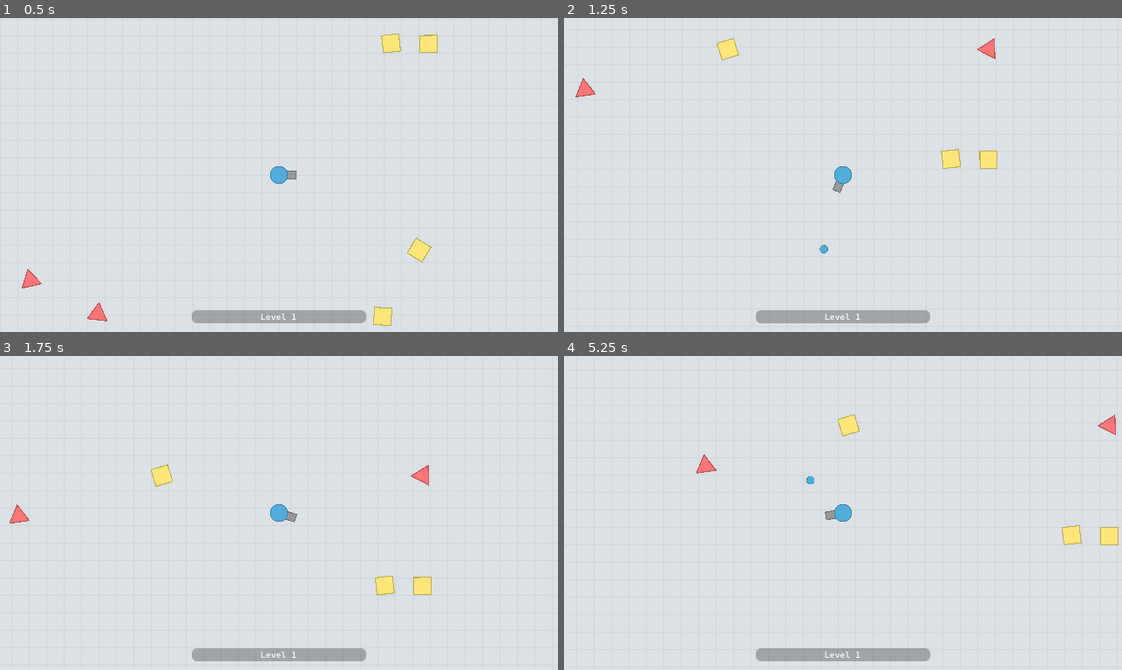
Above: before the commit, frames 1-4 (two rows, left to right).
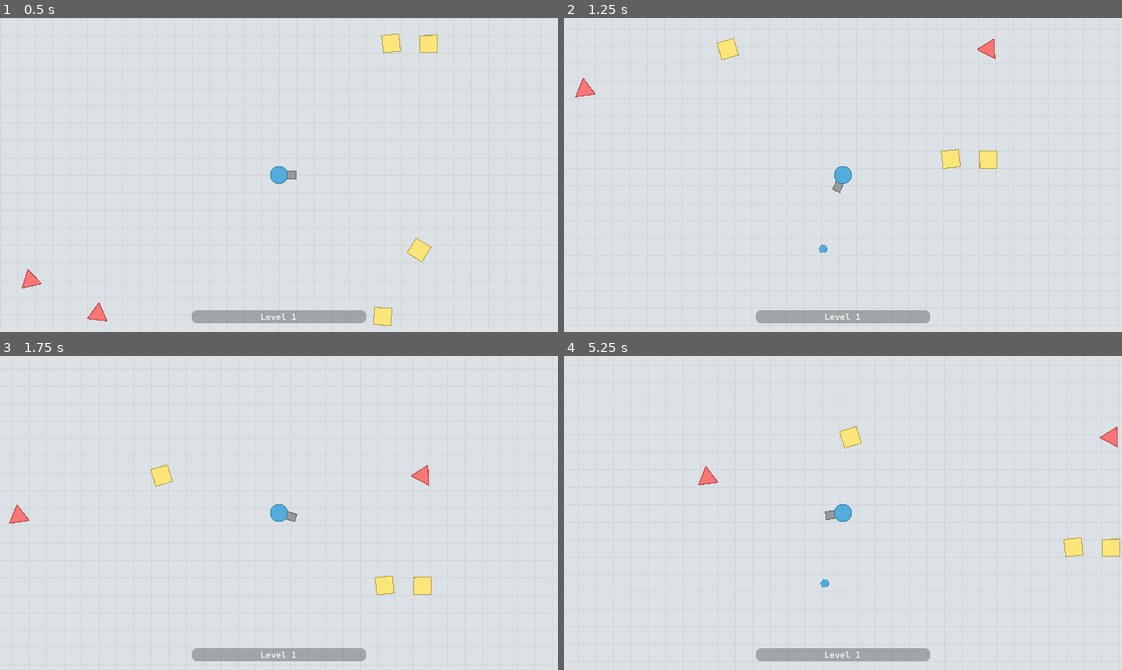
Above: after the commit, the same moments.

Repository: jackoubridge/godot-game
Game: Godot game, scene res://scenes/main.tscn
The game is run twice, just before and just after one commit, with the same random seed, the same clock (stepped at 60 frames per second) and the same inputs.
Inputs (mouse positions are in pixels of both pictures, inside the frame that each line leads up to):
- Up to frame 1 (0.5 s): no input
- Up to frame 2 (1.25 s): tap Enter at 0.5 s; move the mouse to (815, 237) at 0.52 s; hold W (move_up) from 0.53 s (still down); hold Space (shoot) from 0.53 s (still down); click (815, 237) at 0.67 s
- Up to frame 3 (1.75 s): keep holding W (move_up); move the mouse to (446, 560) at 1.27 s; release Space (shoot) at 1.28 s; tap Space (shoot) at 1.35 s
- Up to frame 4 (5.25 s): move the mouse to (675, 465) at 2.02 s; release W (move_up) at 2.03 s; hold Space (shoot) 2.03-2.78 s; hold A (move_left) 2.03-3.53 s; move the mouse to (870, 513) at 2.77 s; tap Space (shoot) at 2.85, 4.35 s; click (870, 513) at 2.92 s; move the mouse to (759, 434) at 3.52 s; hold S (move_down) 3.53-4.28 s; hold Space (shoot) 3.53-4.28 s; move the mouse to (965, 497) at 4.27 s; hold D (move_right) 4.28-5.03 s; move the mouse to (731, 528) at 5.02 s; hold W (move_up) from 5.03 s (still down); hold Space (shoot) from 5.03 s (still down); click (731, 528) at 5.17 s

Frame 1 is identical in both runs. In frame 2, less than 0.1% of the frame differs, in the area x 2-78%, y 6-75%; in frame 3, less than 0.1%; in frame 4, 1.3%, in the area x 23-100%, y 18-74%.

Commit message:
Clean up scripts

Diff:
--- a/project.godot
+++ b/project.godot
@@ -21,7 +21,6 @@
 [autoload]
 
 global_signals="*uid://bipgjq3dfrnex"
-global_enums="*uid://dv03aef7tny3s"
 
 [display]
 
--- a/scenes/bullet.tscn
+++ b/scenes/bullet.tscn
@@ -8,6 +8,7 @@
 
 [node name="Area2D" type="Area2D" unique_id=1774271465 groups=["bullet"]]
 script = ExtResource("1_y25gk")
+damage = 1.0
 
 [node name="CollisionShape2D" type="CollisionShape2D" parent="." unique_id=2001800890]
 shape = SubResource("CircleShape2D_h1aey")
--- a/scenes/player.tscn
+++ b/scenes/player.tscn
@@ -3,9 +3,12 @@
 [ext_resource type="Texture2D" uid="uid://bm3iltffouvrb" path="res://assets/player-icon.png" id="1_3vyb7"]
 [ext_resource type="Script" uid="uid://b4lh526ttkykw" path="res://scripts/player.gd" id="1_g2els"]
 [ext_resource type="Script" uid="uid://cpeqlxu6je2k3" path="res://scripts/camera_zoom.gd" id="2_dqkch"]
+[ext_resource type="PackedScene" uid="uid://dqecxd5hlio2f" path="res://scenes/bullet.tscn" id="2_ur7pv"]
 [ext_resource type="Texture2D" uid="uid://cdck0dwbflhp6" path="res://assets/player-gun.png" id="3_qhqgy"]
 [ext_resource type="Script" uid="uid://b1uep1n0l4l3i" path="res://scripts/recoil.gd" id="4_qlg0r"]
 [ext_resource type="PackedScene" uid="uid://cujbem3j3vq3x" path="res://scenes/spawner.tscn" id="6_tuyoq"]
+[ext_resource type="PackedScene" uid="uid://4eeujtsyimwv" path="res://scenes/targets/square.tscn" id="7_fjrip"]
+[ext_resource type="PackedScene" uid="uid://ca3phsmklxm61" path="res://scenes/targets/triangle.tscn" id="8_smehm"]
 
 [sub_resource type="CircleShape2D" id="CircleShape2D_3vyb7"]
 
@@ -14,6 +17,7 @@
 [node name="CharacterBody2D" type="CharacterBody2D" parent="." unique_id=83792797]
 position = Vector2(320, 180)
 script = ExtResource("1_g2els")
+bullet_path = ExtResource("2_ur7pv")
 
 [node name="CollisionShape2D" type="CollisionShape2D" parent="CharacterBody2D" unique_id=1714768612]
 shape = SubResource("CircleShape2D_3vyb7")
@@ -57,6 +61,8 @@
 
 [node name="Spawner" parent="." unique_id=773743234 instance=ExtResource("6_tuyoq")]
 position = Vector2(320, 180)
+square_scene = ExtResource("7_fjrip")
+triangle_scene = ExtResource("8_smehm")
 
 [connection signal="area_entered" from="CharacterBody2D/Area2D" to="CharacterBody2D" method="_on_area_2d_area_entered"]
 [connection signal="timeout" from="CharacterBody2D/Gun/Timer" to="CharacterBody2D" method="_on_timer_timeout"]
--- a/scenes/targets/square.tscn
+++ b/scenes/targets/square.tscn
@@ -8,6 +8,7 @@
 
 [node name="Square" type="Node2D" unique_id=353023343 node_paths=PackedStringArray("area_2d")]
 script = ExtResource("1_i3yty")
+target_id = "square"
 health_max = 3.0
 xp_value = 3.0
 area_2d = NodePath("Area2D")
@@ -27,5 +28,4 @@
 [node name="Health Bar" parent="." unique_id=810715880 instance=ExtResource("3_n6fuw")]
 position = Vector2(0, 19)
 
-[connection signal="health_update" from="." to="Health Bar" method="_on_target_health_update"]
 [connection signal="area_entered" from="Area2D" to="." method="_on_area_2d_area_entered"]
--- a/scenes/targets/triangle.tscn
+++ b/scenes/targets/triangle.tscn
@@ -4,9 +4,9 @@
 [ext_resource type="Texture2D" uid="uid://1c0s25srldvh" path="res://assets/triangle.png" id="2_l0nj1"]
 [ext_resource type="PackedScene" uid="uid://buvbroanxh6qj" path="res://scenes/health_bar.tscn" id="3_8ul5g"]
 
-[node name="Triangle" type="Node2D" unique_id=1409643273 node_paths=PackedStringArray("area_2d")]
+[node name="Triangle" type="Node2D" unique_id=371975019 node_paths=PackedStringArray("area_2d")]
 script = ExtResource("1_u1wel")
-target_type = 1
+target_id = "triangle"
 health_max = 5.0
 xp_value = 5.0
 area_2d = NodePath("Area2D")
@@ -26,5 +26,4 @@
 [node name="Health Bar" parent="." unique_id=810715880 instance=ExtResource("3_8ul5g")]
 position = Vector2(0, 19)
 
-[connection signal="health_update" from="." to="Health Bar" method="_on_target_health_update"]
 [connection signal="area_entered" from="Area2D" to="." method="_on_area_2d_area_entered"]
--- a/scripts/bullet.gd
+++ b/scripts/bullet.gd
@@ -7,6 +7,8 @@
 var speed: float = 225
 var velocity: Vector2
 var owner_node
+
+@export var damage: float
 
 func _ready():
 	global_position = pos
--- a/scripts/global/global_enums.gd
+++ /dev/null
@@ -1,3 +0,0 @@
-extends Node
-
-enum target_types{SQUARE, TRIANGLE}
--- a/scripts/health_bar.gd
+++ b/scripts/health_bar.gd
@@ -1,10 +1,9 @@
 extends Node2D
 
-# Called when the node enters the scene tree for the first time.
 func _ready() -> void:
 	$ProgressBar.visible = false
 
-func _on_target_health_update() -> void:
+func update():
 	if ($ProgressBar.visible == false):
 		$ProgressBar.visible = true
 	$ProgressBar.value = get_parent().health / get_parent().health_max
--- a/scripts/player.gd
+++ b/scripts/player.gd
@@ -5,18 +5,17 @@
 @export var friction: float = 5
 @export var aim_speed: float = 50
 @export var recoil_strength: float = 75
+@export var bullet_path: PackedScene
 
 var xp: int
 var can_shoot: bool = true
 
-var bullet_path = preload("res://scenes/bullet.tscn")
+func _physics_process(delta: float) -> void:
 
-func _process(delta: float) -> void:
 	# Look at mouse - smoothed
 	var target = (get_global_mouse_position() - global_position).angle()
 	global_rotation = rotate_toward(global_rotation, target, aim_speed * delta)
 
-func _physics_process(delta: float) -> void:
 	# Movement
 	var input = Input.get_vector("move_left", "move_right", "move_up", "move_down").normalized()
 	var velocity_x: float = 1.0 - exp( -(acceleration if input.x else friction) * delta)
--- a/scripts/recoil.gd
+++ b/scripts/recoil.gd
@@ -15,6 +15,4 @@
 	recoil_tween = create_tween()
 
 	recoil_tween.tween_property(self, "position", rest_position + recoil_offset, 0.05)
-	recoil_tween.tween_property(self, "position", rest_position, 0.1)\
-		.set_trans(Tween.TRANS_SINE)\
-		.set_ease(Tween.EASE_OUT)
+	recoil_tween.tween_property(self, "position", rest_position, 0.1).set_trans(Tween.TRANS_SINE).set_ease(Tween.EASE_OUT)
--- a/scripts/spawner.gd
+++ b/scripts/spawner.gd
@@ -1,34 +1,30 @@
 extends Node2D
 
-var num_squares: int = 0
 @export var num_squares_threshold: int = 5
-
-var num_triangles: int = 0
 @export var num_triangles_threshold: int = 5
 
-var square_path = preload("res://scenes/targets/square.tscn")
-var triangle_path = preload("res://scenes/targets/triangle.tscn")
-
-var player_pos: Vector2
+@export var square_scene: PackedScene
+@export var triangle_scene: PackedScene
+var squares: Array[Target] = []
+var triangles: Array[Target] = []
 
 func _ready() -> void:
 	global_signals.target_destroyed.connect(_on_target_destroyed)
 
 func _physics_process(_delta: float) -> void:
-	if num_squares < num_squares_threshold:
-		spawn_target(global_enums.target_types.SQUARE)
-	if num_triangles < num_triangles_threshold:
-		spawn_target(global_enums.target_types.TRIANGLE)
+	if squares.size() < num_squares_threshold:
+		spawn_target(square_scene)
+	if triangles.size() < num_triangles_threshold:
+		spawn_target(triangle_scene)
 
-func spawn_target(target_type):
-	var target: Target
+func spawn_target(target_path: PackedScene):
 
-	if (target_type == global_enums.target_types.SQUARE):
-		target = square_path.instantiate()
-		num_squares += 1
-	elif (target_type == global_enums.target_types.TRIANGLE):
-		target = triangle_path.instantiate()
-		num_triangles += 1
+	var target: Target = target_path.instantiate()
+
+	if (target.target_id == &"square"):
+		squares.append(target)
+	elif (target.target_id == &"triangle"):
+		triangles.append(target)
 
 	var random_x = randf_range(75, 300)
 	var random_y = randf_range(75, 300)
@@ -37,12 +33,12 @@
 	if randf() < 0.5:
 		random_y *= -1
 
-	target.pos = Vector2(random_x, random_y) + $"../CharacterBody2D".position
+	target.pos = Vector2(random_x, random_y) + global_position
 	target.rot = randf_range(0, 2*PI)
 	get_parent().get_parent().add_child(target)
 
-func _on_target_destroyed(type):
-	if (type == global_enums.target_types.SQUARE):
-		num_squares -= 1
-	elif (type == global_enums.target_types.TRIANGLE):
-		num_triangles -= 1
+func _on_target_destroyed(target: Target):
+	if (target.target_id == &"square"):
+		squares.erase(target)
+	elif (target.target_id == &"triangle"):
+		triangles.erase(target)
--- a/scripts/target.gd
+++ b/scripts/target.gd
@@ -2,35 +2,32 @@
 
 class_name Target
 
-@export var target_type: global_enums.target_types
+@export var target_id: String
 @export var health_max: float
 @export var xp_value: float
 @export var area_2d: Area2D
-@export var health_bar: Node2D
 
 var pos: Vector2
 var rot: float
 var health: float
 var last_damage_source = null
-signal health_update
 
-# Called when the node enters the scene tree for the first time.
 func _ready() -> void:
 	global_position = pos
 	health = health_max
 	area_2d.global_rotation = rot
 	reset_physics_interpolation()
 
-# Called every frame. 'delta' is the elapsed time since the previous frame.
-func _process(_delta: float) -> void:
+func take_damage(source: Area2D):
+	health -= source.damage
+	$"Health Bar".update()
+	last_damage_source = source.owner_node
 	if health <= 0:
-		global_signals.target_destroyed.emit(target_type)
+		global_signals.target_destroyed.emit(self)
 		if last_damage_source != null:
 			last_damage_source.add_xp(xp_value)
 		queue_free()
 
 func _on_area_2d_area_entered(area: Area2D) -> void:
 	if area.is_in_group("bullet"):
-		health -= 1
-		health_update.emit() # Tell the health bar to update
-		last_damage_source = area.owner_node
+		take_damage(area)
Not shown, removed: scripts/global/global_enums.gd.uid
